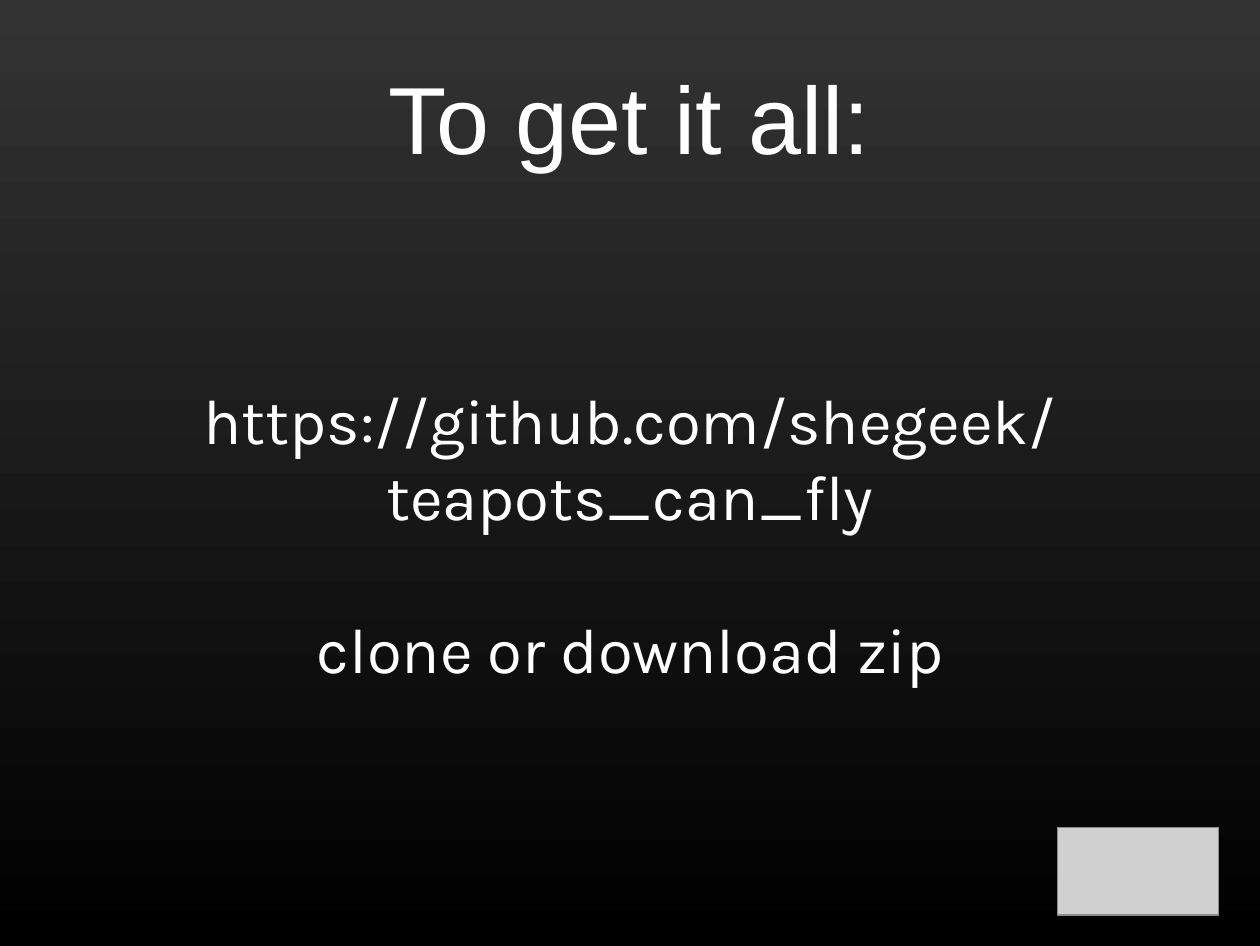
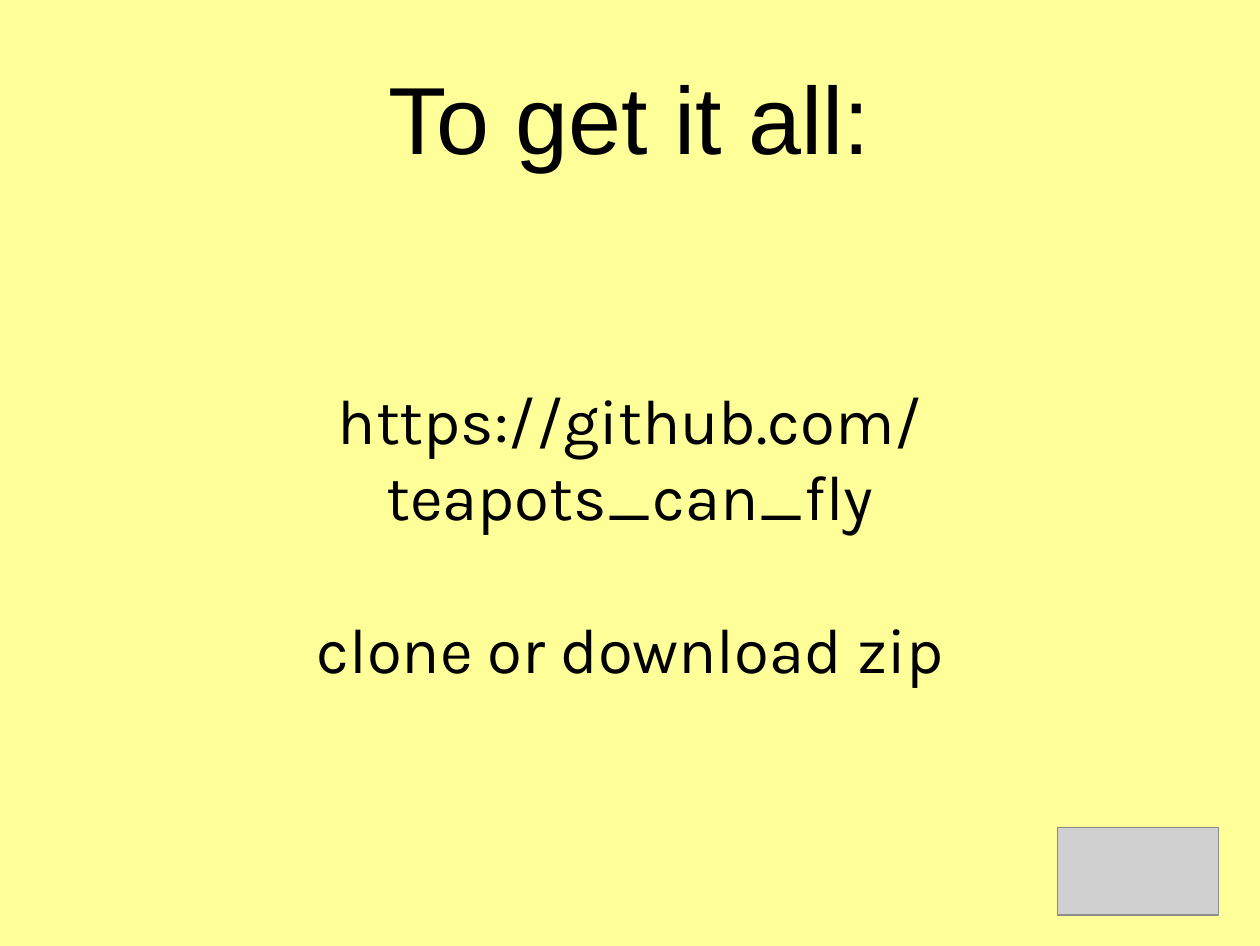
Before and after one commit to shegeek/teapots_can_fly, a slide deck: slide 10 of slides/teapots_can_fly-slides.odp. Drawn at 1260x946 pixels with LibreOffice and Linux fonts; fonts in the diff are those of the drawing; grey boxes stand for pictures. Boxes give left, top, right and bottom in pixels: in the first picture for what was removed or moved away, otherwise in the second. Text is boxed around its words. In the diff, an @@ line names an element or a change of style, - is before the commit and + after.

```diff
--- a/slides/teapots_can_fly-slides.odp
+++ b/slides/teapots_can_fly-slides.odp
@@ background gradient #333333 to #000000 to #FFFF99 @@
@@ title "To get it all:" at (389,85,871,171): text colour #FFFFFF to #000000 @@
@@ subtitle at (338,397,922,460): text changed; text colour #FFFFFF to #000000 @@
-https://github.com/shegeek/
+https://github.com/
@@ subtitle at (317,476,943,688): text colour #FFFFFF to #000000 in "teapots_can_fly", "clone or download zip" @@
```
Also in this commit, not shown: 27 other slides changed, 8 slides added, 7 slides removed, 2 other files.
